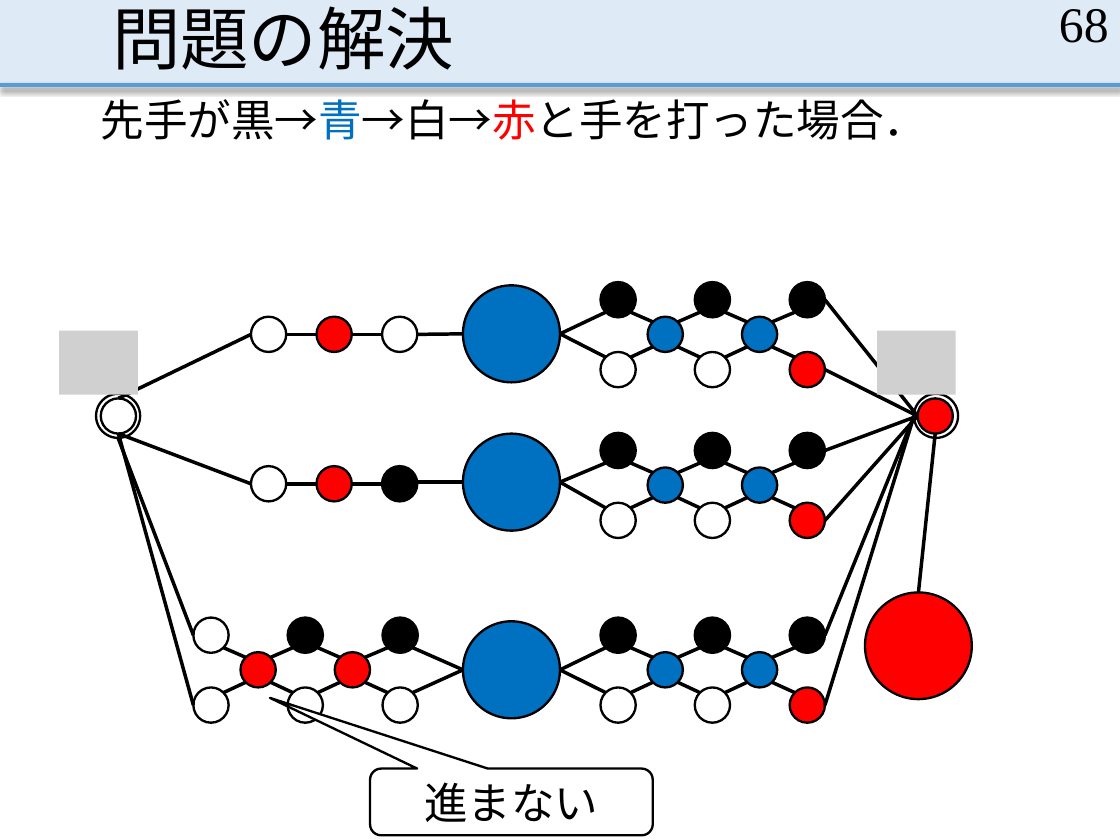
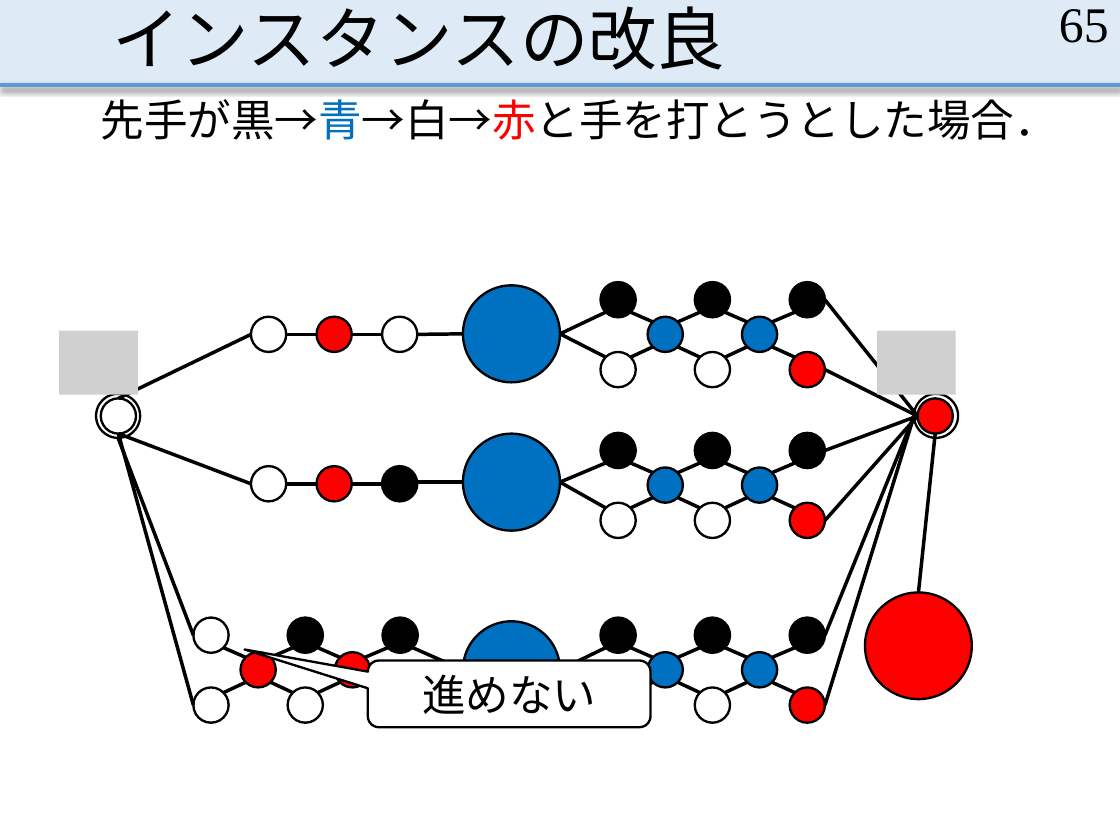
Before and after one commit to MasayaOda/SR, a slide deck: slide 65 of 191120oda.pptx (slide 68 before the commit). Drawn at 1120x840 pixels with LibreOffice and Linux fonts; fonts in the diff are those of the drawing; grey boxes stand for pictures. Boxes give left, top, right and bottom in pixels: in the first picture for what was removed or moved away, otherwise in the second. Text is boxed around its words. In the diff, an @@ line names an element or a change of style, - is before the commit and + after.

```diff
--- a/191120oda.pptx
+++ b/191120oda.pptx
@@ title at (112, 6, 725, 70): text changed @@
-問題の解決
+インスタンスの改良
@@ page number at (1059, 9, 1109, 43): text changed @@
-68
+65
@@ text at (101, 92, 1058, 140): text changed @@
-先手が黒→青→白→赤と手を打った場合．
+先手が黒→青→白→赤と手を打とうとした場合．
@@ rounded speech box "進めない": place and size @@
-rounded speech box "進めない" at (370, 768, 652, 836)
+rounded speech box "進めない" at (367, 661, 650, 728)
@@ rounded speech box "進めない" at (367, 661, 650, 728): proportions changed @@
@@ text in rounded speech box at (422, 674, 596, 714): text changed @@
-進まない
+進めない
```
Also in this commit, not shown: 57 other slides changed, 6 slides added, 3 slides removed, 2 other files.
